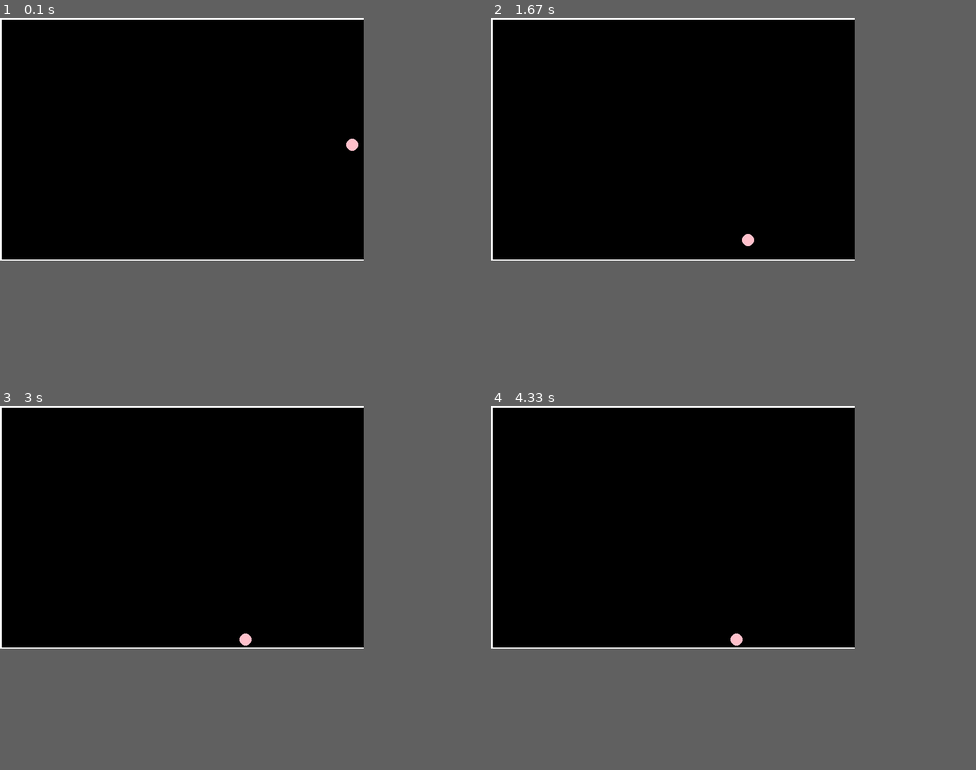
Above: before the commit, frames 1-4 (two rows, left to right).
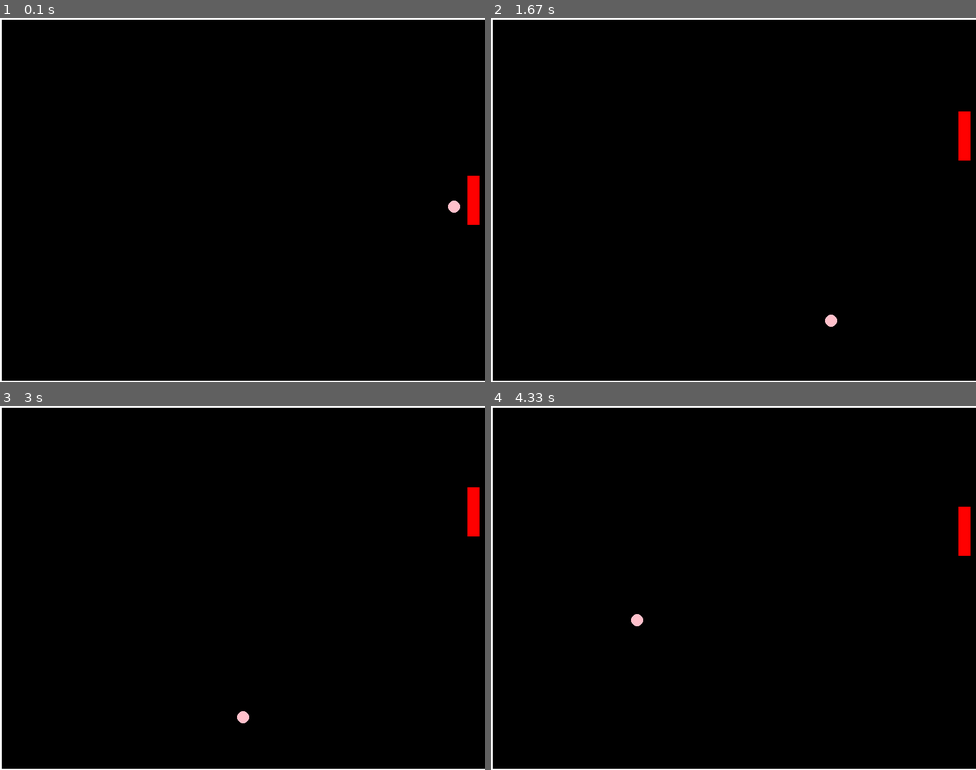
Above: after the commit, the same moments.

Repository: Rudrava/pongWithPygame
Game: pygame game, started from game.py
Same seed, same stepped clock (60 frames per second), same inputs: the game is played once before the commit and once after it.
Inputs:
- Up to frame 1 (0.1 s): no input
- Up to frame 2 (1.67 s): hold Up 0.33-0.8 s; hold Down 0.83-1.13 s; hold Up 1.17-1.53 s; hold Down from 1.57 s (still down)
- Up to frame 3 (3 s): release Down at 1.93 s; hold Up 1.97-2.27 s; hold Down 2.3-2.6 s; hold Up from 2.63 s (still down)
- Up to frame 4 (4.33 s): release Up at 3 s; hold Down 3.03-3.4 s; hold Up 3.43-3.73 s; hold Down 3.77-4.07 s; hold Up from 4.1 s (still down)
The window is 600x400 before the commit and 800x600 after it. Grey fills any space a smaller window leaves; there, only what the larger window draws over its background counts as a difference.

The runs differ from the first frame. In frame 1, 1.3% of the frame differs, in the area x 0-100%, y 0-100%; in frame 2, 1.3%; in frame 3, 1.3%; in frame 4, 1.3%.

Commit message:
The Game Works!!!

Diff:
--- a/game.py
+++ b/game.py
@@ -2,17 +2,25 @@
 
 
 #varialbles
-HEIGHT = 400
-WIDTH = 600
+HEIGHT = 600
+WIDTH = 800
 BORDER = 5
 BORDER_COLOUR = pygame.Color("white")
 CIRCLE_COLOUR = pygame.Color("pink")
+PADDLE_COLOUR = pygame.Color("Red")
 BG_COLOUR = pygame.Color("black")
 clock = pygame.time.Clock()
-FRAMERATE = 100
+FRAMERATE = 200
+RUN = True
+PADDLEWIDTH = 20
+PADDLEHEIGHT = 80
+
+
+
 #initialize screen
 pygame.init()
 screen = pygame.display.set_mode((WIDTH, HEIGHT))
+
 
 #Draw Border
 pygame.draw.line(screen, BORDER_COLOUR, (0, 0), (WIDTH, 0), BORDER)
@@ -23,11 +31,16 @@
 #BALL
 class Ball:
     RADIUS = 10
-    VELOCITY_X = 0
-    VELOCITY_Y = 0
+    VELOCITY_X = -1
+    VELOCITY_Y = 1
+    OFFSET_X = PADDLEWIDTH + RADIUS
+
+
     def __init__(self, x, y):
-        self.x = x - self.RADIUS
+        self.x = (x - self.RADIUS) - self.OFFSET_X
         self.y = y
+        # print("Starts at : ",self.x)
+
 
     def draw(self, color = CIRCLE_COLOUR):
         pygame.draw.circle(screen, color, (self.x, self.y), self.RADIUS)
@@ -35,28 +48,72 @@
     def move(self):
         self.draw(BG_COLOUR)
         # if BORDER >= self.x + (2 * (self.RADIUS)):
-        if BORDER < self.x - (self.RADIUS) and BORDER < self.y - (self.RADIUS) and HEIGHT-BORDER > self.y + (self.RADIUS):
-            self.VELOCITY_X = -1
-            self.VELOCITY_Y = 1
-
-        else:
-            self.VELOCITY_X = 0
-            self.VELOCITY_Y = 0
-
         self.x += self.VELOCITY_X
         self.y += self.VELOCITY_Y
-
+        if self.x <= self.RADIUS + BORDER:
+            self.VELOCITY_X = 1
+        if self.y <= self.RADIUS + BORDER:
+            self.VELOCITY_Y = 1
+        if self.y > HEIGHT - (self.RADIUS + BORDER) :
+            self.VELOCITY_Y = -1
+        # print(self.x)
         self.draw()
 
+    def outOfBounds(self):
+        if self.x > WIDTH + self.RADIUS:
+            return True
+        return False
+
+# PADDLE
+class Paddle:
+    paddleWidth = PADDLEWIDTH
+    paddleHeight = PADDLEHEIGHT
+    paddleVelocity = 2
+
+    def __init__(self, x, y):
+        self.x = x
+        self.y = y//2
+
+    def draw(self, color = PADDLE_COLOUR):
+        pygame.draw.line(screen, color, ((self.x - self.paddleWidth),(self.y - self.paddleHeight//2)) , ((self.x - self.paddleWidth),(self.y + self.paddleHeight//2)), self.paddleWidth)
+
+    def move(self, event):
+        self.draw(BG_COLOUR)
+        print("y: ",self.y," x :",self.x)
+        if event == pygame.K_UP and (self.y > (self.paddleHeight // 2 + BORDER)):
+            self.y -= self.paddleVelocity
+        elif event == pygame.K_DOWN and ((self.y + self.paddleHeight//2) + BORDER < HEIGHT):
+            self.y += self.paddleVelocity
+        else:
+            print("Limit Reached")
+        self.draw()
+
+
+paddle = Paddle(WIDTH, HEIGHT)
 ball = Ball(WIDTH, HEIGHT//2)
+paddle.draw()
 
-while True:
+def contact():
+    if ball.y > (paddle.y - PADDLEHEIGHT // 2) and ball.y < (paddle.y + PADDLEHEIGHT // 2) and ball.x > (WIDTH - ball.OFFSET_X - ball.RADIUS):
 
+        ball.VELOCITY_X = -1
+
+while RUN:
     events = pygame.event.get()
     for event in events:
         if event.type == pygame.QUIT:
             pygame.quit()
 
     clock.tick(FRAMERATE)
-    ball.move()
+    if event.type == pygame.KEYDOWN:
+        paddle.move(event.key)
+    if ball.outOfBounds():
+        print("You Loose!!!")
+        RUN = False
+    else:
+        contact()
+        ball.move()
+
     pygame.display.flip()
+
+pygame.quit()
